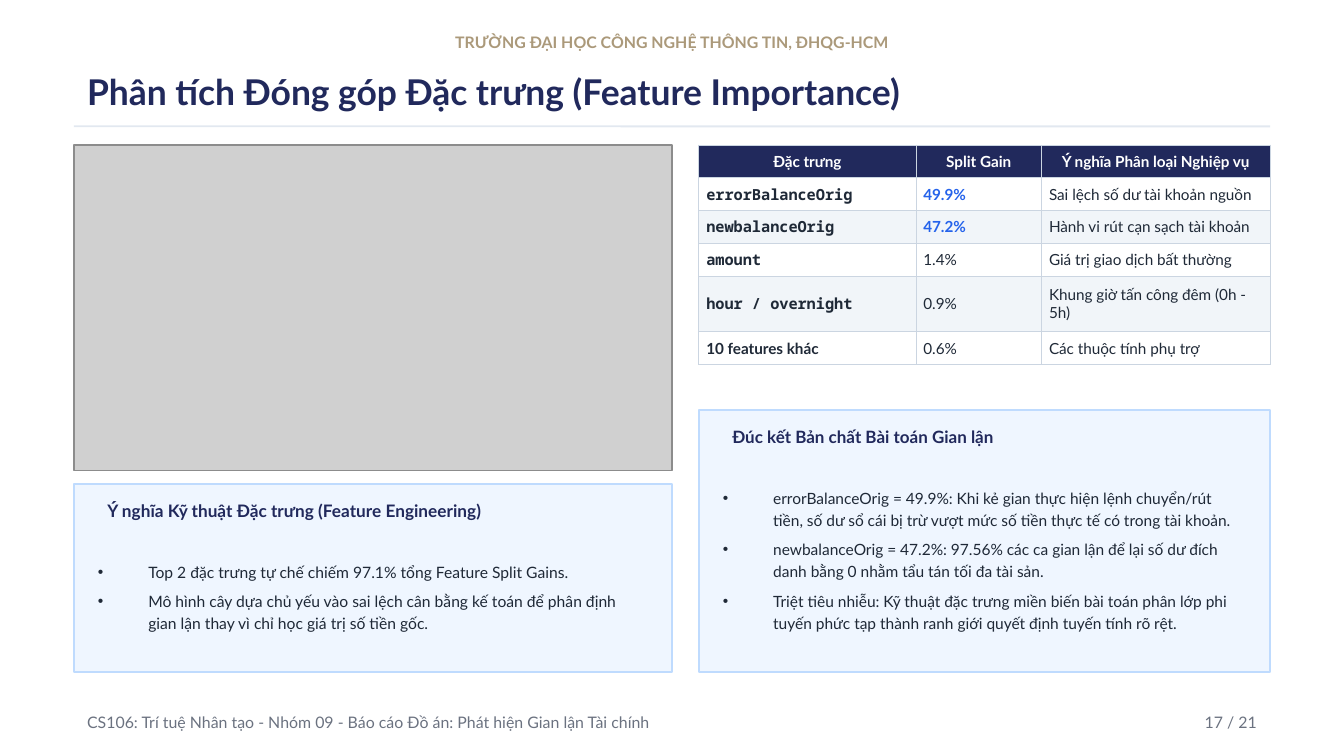
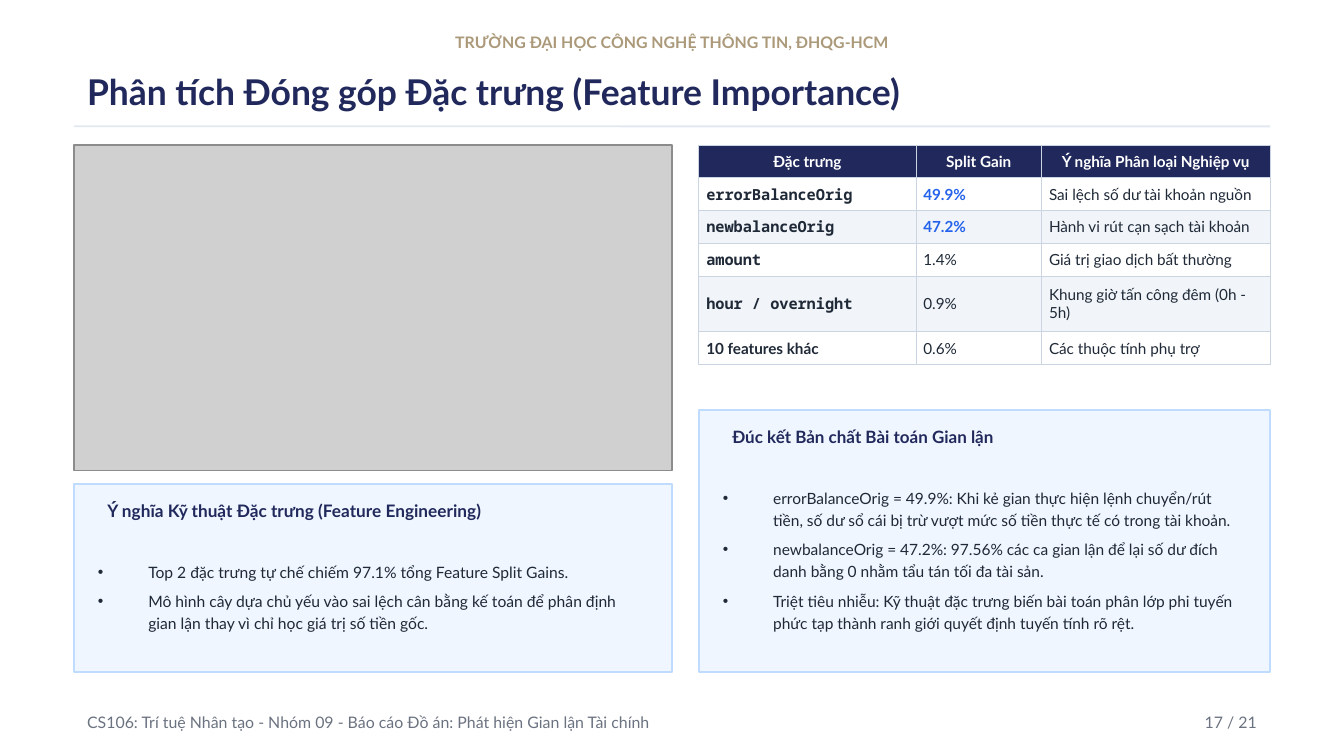
Before and after one commit to uit-25730067-chithanh/CS106-Team09-Fraud-Detection, a slide deck: slide 17 of draft/fraud-detection/slide/[Nhom9]_Slide_FraudDetection_Academic_VN.pptx. Drawn at 1344x756 pixels with LibreOffice and Linux fonts; fonts in the diff are those of the drawing; grey boxes stand for pictures. Boxes give left, top, right and bottom in pixels: in the first picture for what was removed or moved away, otherwise in the second. Text is boxed around its words. In the diff, an @@ line names an element or a change of style, - is before the commit and + after.

```diff
--- a/draft/fraud-detection/slide/[Nhom9]_Slide_FraudDetection_Academic_VN.pptx
+++ b/draft/fraud-detection/slide/[Nhom9]_Slide_FraudDetection_Academic_VN.pptx
@@ text at (773, 593, 1233, 632): text changed @@
-• Triệt tiêu nhiễu: Kỹ thuật đặc trưng miền biến bài toán phân lớp phi tuyến phức tạp thành ranh giới quyết định tuyến tính rõ rệt.
+• Triệt tiêu nhiễu: Kỹ thuật đặc trưng biến bài toán phân lớp phi tuyến phức tạp thành ranh giới quyết định tuyến tính rõ rệt.
```
Also in this commit, not shown: 14 other slides changed, 12 other files.
